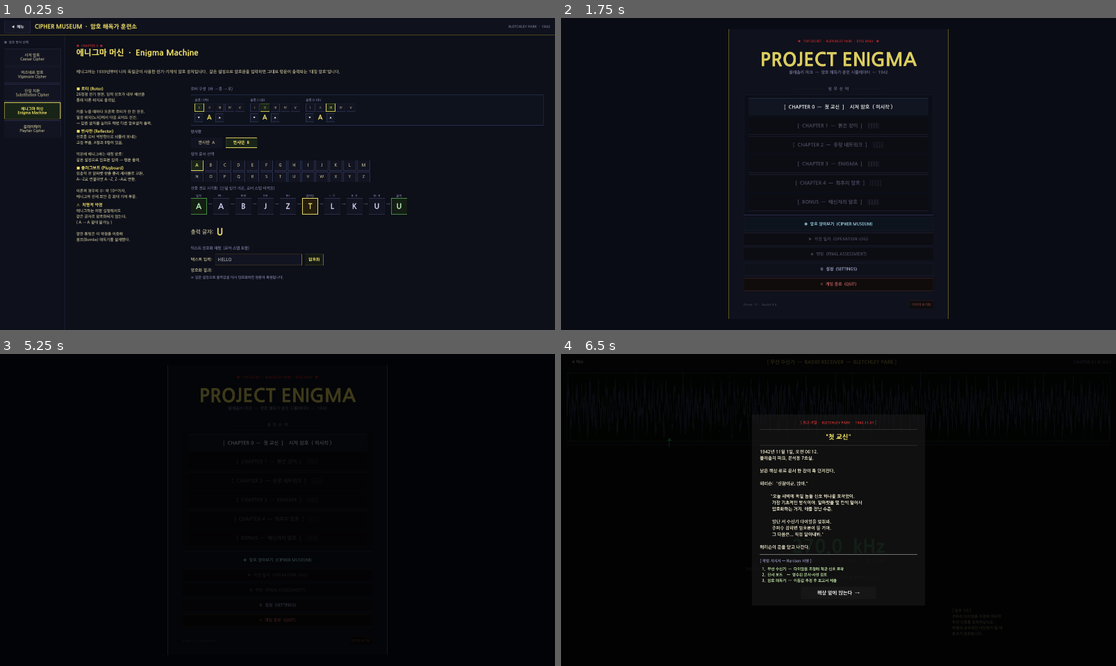
Above: before the commit, frames 1-4 (two rows, left to right).
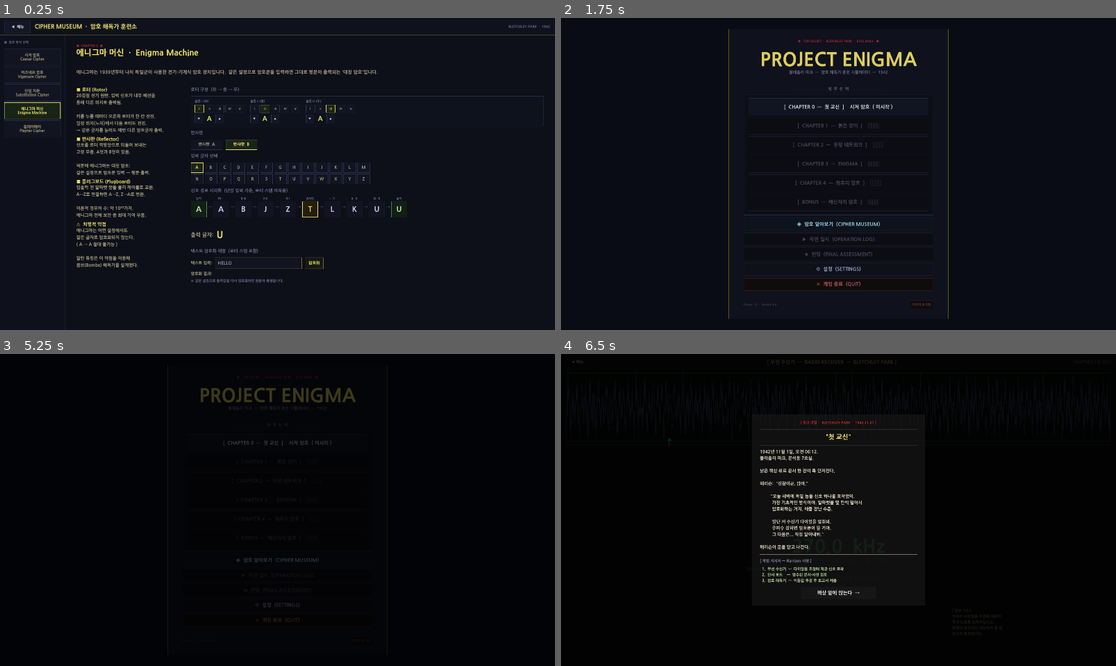
Above: after the commit, the same moments.

Repository: soomin007/Enigma
Game: Godot game, scene res://scenes/CipherMuseum.tscn
Same seed, same stepped clock (60 frames per second), same inputs: the game is played once before the commit and once after it. This scene is started directly instead of the project's main scene.
Inputs (mouse positions are in pixels of both pictures, inside the frame that each line leads up to):
- Up to frame 1 (0.25 s): no input
- Up to frame 2 (1.75 s): click (821, 258) at 0.52 s; type "12" at 0.6 s; click "◀ 메뉴" at 1.25 s
- Up to frame 3 (5.25 s): click "[ CHAPTER 0 — 첫 교신 ] 시저 암호 ( …" at 2 s; click "[ CHAPTER 0 — 첫 교신 ] 시저 암호 ( …" at 2.75 s; click "◈ 암호 알아보기 (CIPHER MUSEUM)" at 3.5 s; click "데이터 초기화" at 4.25 s; click "LEVEL 1 입문 ─ ─ ─" at 5 s
- Up to frame 4 (6.5 s): click "◀ 메뉴" at 5.75 s

The runs differ from the first frame. In frame 1, 6.1% of the frame differs, in the area x 13-98%, y 16-85%; in frame 2, 0.4%; in frame 3, 0.1%; in frame 4, less than 0.1%.

Commit message:
feat: 메인메뉴 하단 버튼 + 암호 박물관 본문 폰트 크기/줄간격 개선
- MainMenu 하단 버튼 5개: 14 → 17
- CipherMuseum 설명 텍스트: 13→15, 14→16, 줄간격 +8

Co-Authored-By: Claude Sonnet 4.6 <noreply@anthropic.com>

Diff:
--- a/scripts/CipherMuseum.gd
+++ b/scripts/CipherMuseum.gd
@@ -576,7 +576,8 @@
 	var tip_lbl := Label.new()
 	tip_lbl.text = "→ 암호문에서 가장 많이 나오는 글자부터 E, T, A 순서로 대응시키며 패턴을 맞춰 나간다."
 	tip_lbl.autowrap_mode = TextServer.AUTOWRAP_WORD_SMART
-	tip_lbl.add_theme_font_size_override("font_size", 13)
+	tip_lbl.add_theme_font_size_override("font_size", 15)
+	tip_lbl.add_theme_constant_override("line_spacing", 8)
 	tip_lbl.add_theme_color_override("font_color", Color(0.60, 0.80, 0.60))
 	demo.add_child(tip_lbl)
 
@@ -600,7 +601,8 @@
 	var intro := Label.new()
 	intro.text = "에니그마는 1939년부터 나치 독일군이 사용한 전기-기계식 암호 장치입니다.  같은 설정으로 암호문을 입력하면 그대로 평문이 출력되는 '대칭 암호'입니다."
 	intro.autowrap_mode = TextServer.AUTOWRAP_WORD_SMART
-	intro.add_theme_font_size_override("font_size", 14)
+	intro.add_theme_font_size_override("font_size", 16)
+	intro.add_theme_constant_override("line_spacing", 8)
 	intro.add_theme_color_override("font_color", C_DIM_TEXT)
 	p.add_child(intro)
 
@@ -1224,14 +1226,15 @@
 
 	var t := Label.new()
 	t.text = title
-	t.add_theme_font_size_override("font_size", 14)
+	t.add_theme_font_size_override("font_size", 16)
 	t.add_theme_color_override("font_color", C_GOLD)
 	vb.add_child(t)
 
 	var b := Label.new()
 	b.text = body_text
 	b.autowrap_mode = TextServer.AUTOWRAP_WORD_SMART
-	b.add_theme_font_size_override("font_size", 13)
+	b.add_theme_font_size_override("font_size", 15)
+	b.add_theme_constant_override("line_spacing", 8)
 	b.add_theme_color_override("font_color", C_DIM_TEXT)
 	vb.add_child(b)
 
@@ -1239,7 +1242,7 @@
 func _add_demo_label(parent: Control, text: String) -> void:
 	var lbl := Label.new()
 	lbl.text = text
-	lbl.add_theme_font_size_override("font_size", 13)
+	lbl.add_theme_font_size_override("font_size", 15)
 	lbl.add_theme_color_override("font_color", C_MUTED)
 	parent.add_child(lbl)
 
@@ -1267,7 +1270,8 @@
 	var lbl := Label.new()
 	lbl.text = text
 	lbl.autowrap_mode = TextServer.AUTOWRAP_WORD_SMART
-	lbl.add_theme_font_size_override("font_size", 13)
+	lbl.add_theme_font_size_override("font_size", 15)
+	lbl.add_theme_constant_override("line_spacing", 8)
 	lbl.add_theme_color_override("font_color", C_DIM_TEXT)
 	m.add_child(lbl)
 
--- a/scripts/MainMenu.gd
+++ b/scripts/MainMenu.gd
@@ -130,7 +130,7 @@
 	var museum_btn := Button.new()
 	museum_btn.text = "◈  암호 알아보기  (CIPHER MUSEUM)"
 	museum_btn.custom_minimum_size = Vector2(0, 44)
-	museum_btn.add_theme_font_size_override("font_size", 14)
+	museum_btn.add_theme_font_size_override("font_size", 17)
 	museum_btn.add_theme_color_override("font_color", Color(0.62, 0.82, 0.90))
 	var mb_sn := _make_style(Color(0.05, 0.08, 0.12), C_BORDER, 1, 0)
 	mb_sn.content_margin_left = 22; mb_sn.content_margin_right = 22
@@ -150,7 +150,7 @@
 	var log_btn := Button.new()
 	log_btn.text = "▶  작전 일지  (OPERATION LOG)"
 	log_btn.custom_minimum_size = Vector2(0, 44)
-	log_btn.add_theme_font_size_override("font_size", 14)
+	log_btn.add_theme_font_size_override("font_size", 17)
 	log_btn.add_theme_color_override("font_color", Color(0.75, 0.72, 0.52))
 	var lb_sn := _make_style(Color(0.06, 0.07, 0.11), C_BORDER, 1, 0)
 	lb_sn.content_margin_left = 22; lb_sn.content_margin_right = 22
@@ -177,7 +177,7 @@
 	var end_btn := Button.new()
 	end_btn.text = "★  엔딩  (FINAL ASSESSMENT)"
 	end_btn.custom_minimum_size = Vector2(0, 44)
-	end_btn.add_theme_font_size_override("font_size", 14)
+	end_btn.add_theme_font_size_override("font_size", 17)
 	end_btn.add_theme_color_override("font_color", C_GOLD)
 	var eb_sn := _make_style(Color(0.07, 0.08, 0.05), Color(0.45, 0.38, 0.10), 1, 0)
 	eb_sn.content_margin_left = 22; eb_sn.content_margin_right = 22
@@ -211,7 +211,7 @@
 	var settings_btn := Button.new()
 	settings_btn.text = "⚙  설정  (SETTINGS)"
 	settings_btn.custom_minimum_size = Vector2(0, 44)
-	settings_btn.add_theme_font_size_override("font_size", 14)
+	settings_btn.add_theme_font_size_override("font_size", 17)
 	settings_btn.add_theme_color_override("font_color", Color(0.62, 0.65, 0.78))
 	var sb_sn := _make_style(Color(0.06, 0.07, 0.11), C_BORDER, 1, 0)
 	sb_sn.content_margin_left = 22; sb_sn.content_margin_right = 22
@@ -231,7 +231,7 @@
 	var quit_btn := Button.new()
 	quit_btn.text = "✕  게임 종료  (QUIT)"
 	quit_btn.custom_minimum_size = Vector2(0, 44)
-	quit_btn.add_theme_font_size_override("font_size", 14)
+	quit_btn.add_theme_font_size_override("font_size", 17)
 	quit_btn.add_theme_color_override("font_color", Color(0.70, 0.35, 0.35))
 	var qb_sn := _make_style(Color(0.07, 0.05, 0.05), Color(0.28, 0.14, 0.14), 1, 0)
 	qb_sn.content_margin_left = 22; qb_sn.content_margin_right = 22
